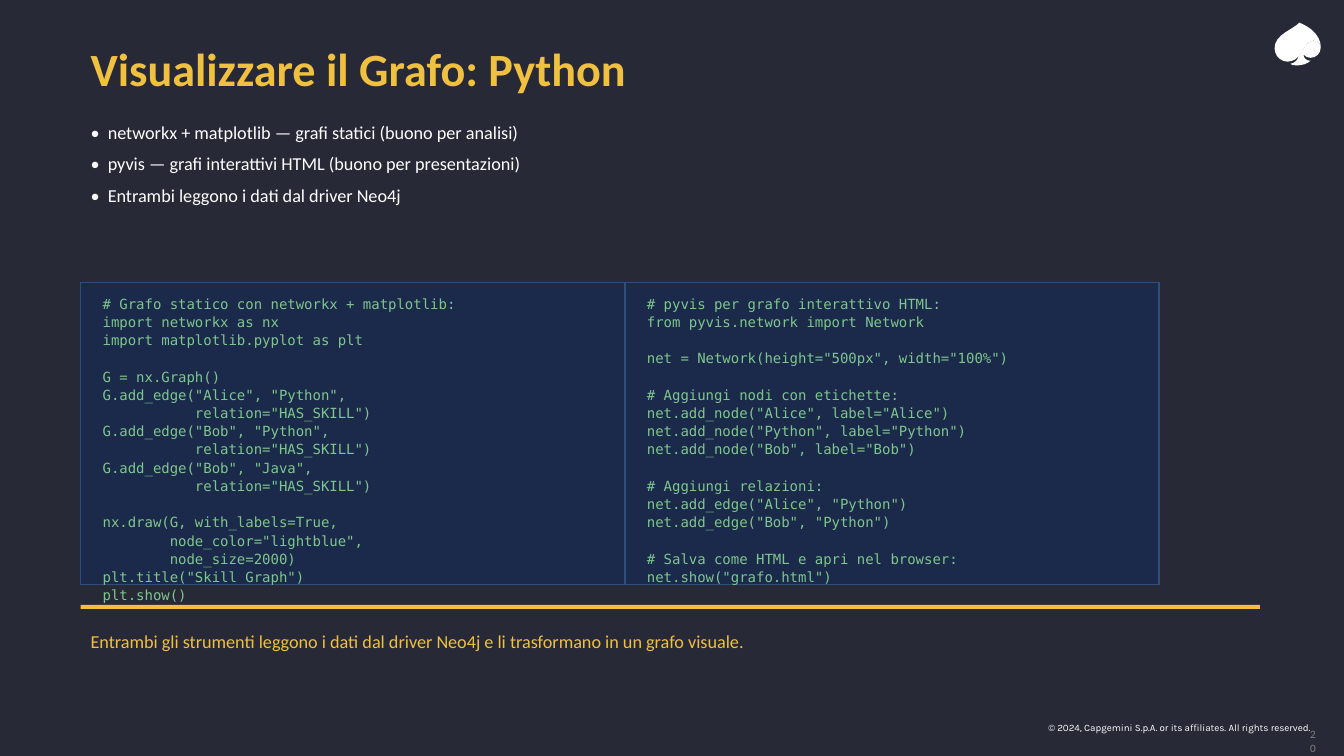
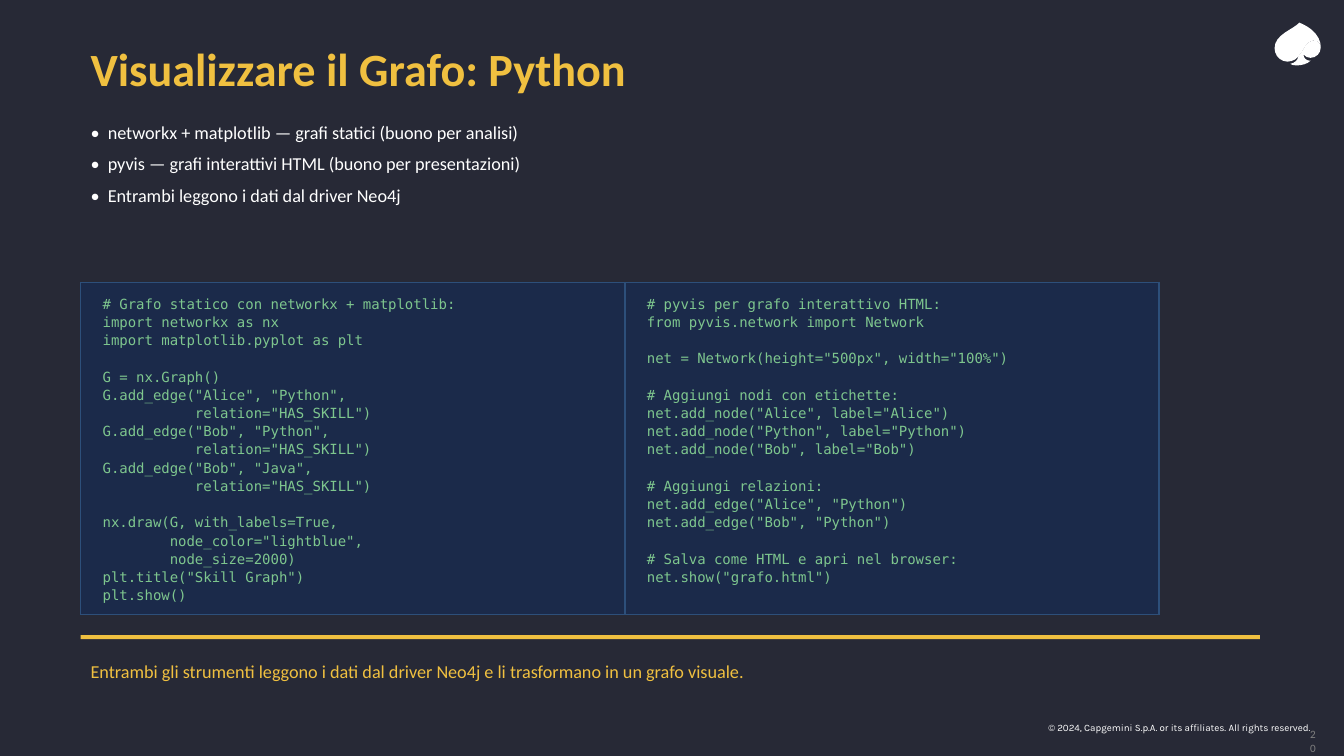
Before and after one commit to leobcc/neo4j-training-course-material, a slide deck: slide 20 of slides/session-01/session-01.pptx. Drawn at 1344x756 pixels with LibreOffice and Linux fonts; fonts in the diff are those of the drawing. Boxes give left, top, right and bottom in pixels: in the first picture for what was removed or moved away, otherwise in the second. Text is boxed around its words. In the diff, an @@ line names an element or a change of style, - is before the commit and + after.

Commit message:
Session 1: resize all code/text boxes to fit content (no overflow)

```diff
--- a/slides/session-01/session-01.pptx
+++ b/slides/session-01/session-01.pptx
@@ rectangle: place and size @@
-rectangle at [81, 282, 635, 585]
+rectangle at [81, 282, 635, 615]
@@ text "# Grafo statico con networkx ..." rewrapped from [103, 298, 455, 585] to [103, 298, 455, 603] @@
@@ rectangle: place and size @@
-rectangle at [625, 282, 1159, 585]
+rectangle at [625, 282, 1159, 615]
@@ text "Entrambi gli strumenti leggono i ...": place and size @@
-text "Entrambi gli strumenti leggono i ..." at [91, 635, 744, 651]
+text "Entrambi gli strumenti leggono i ..." at [91, 665, 744, 681]
@@ rectangle: place and size @@
-rectangle at [81, 605, 1260, 609]
+rectangle at [81, 635, 1260, 639]
```
Also in this commit, not shown: 9 other slides changed.
